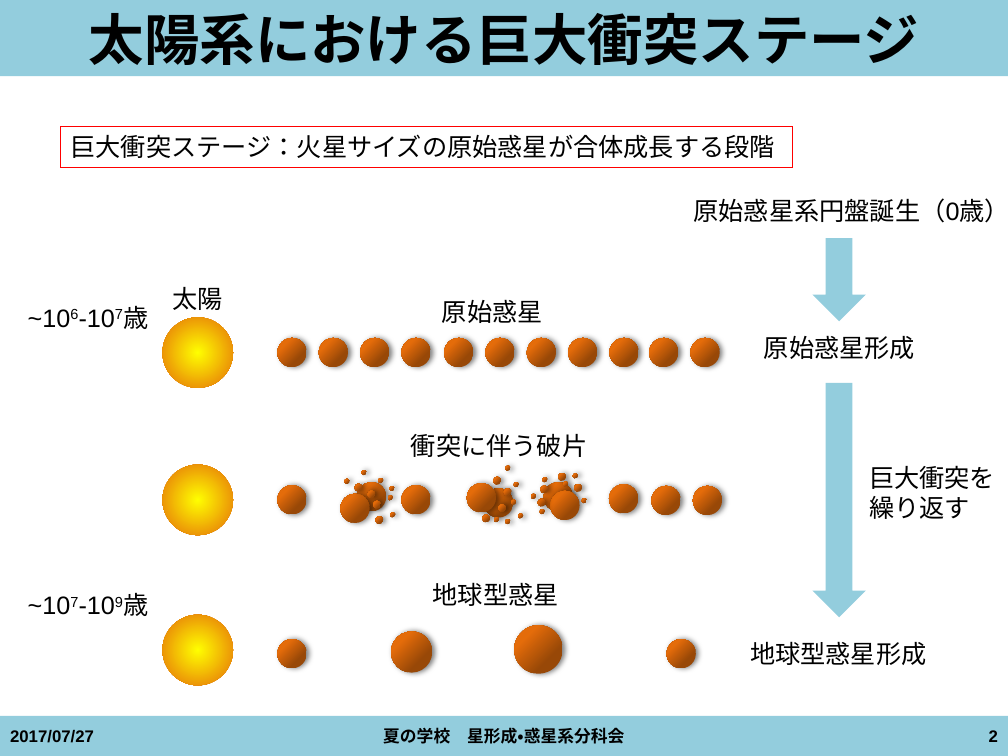
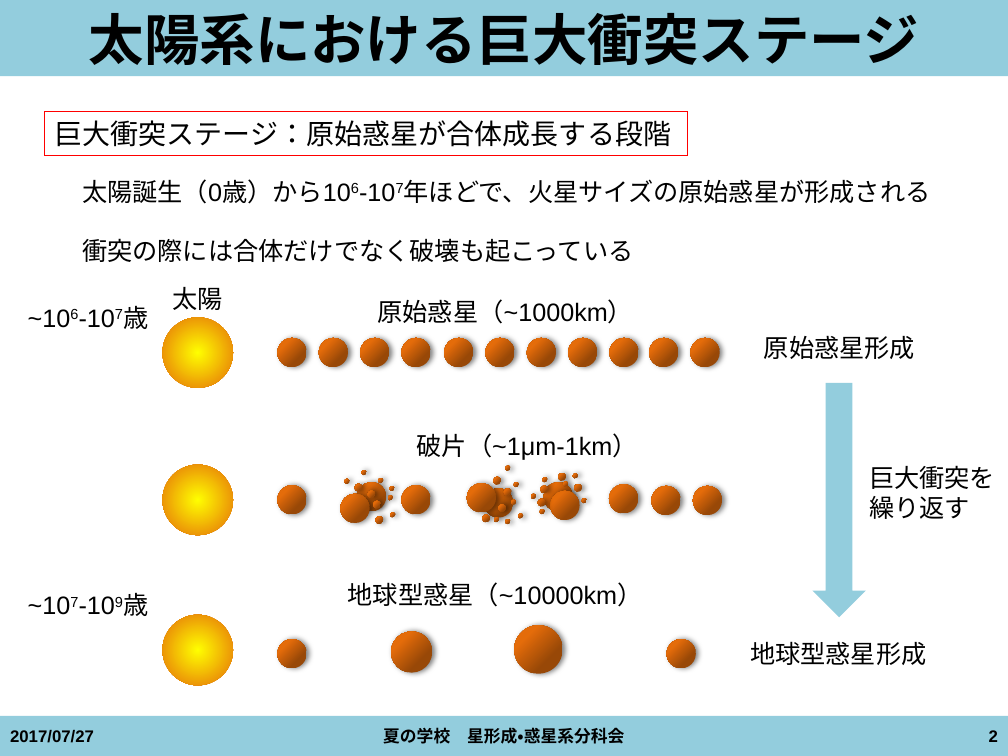
Before and after one commit to kazpc1215/Summer_School_2017, a slide deck: slide 2 of isoya20170727_ver1.pptx. Drawn at 1008x756 pixels with LibreOffice and Linux fonts; fonts in the diff are those of the drawing. Boxes give left, top, right and bottom in pixels: in the first picture for what was removed or moved away, otherwise in the second. Text is boxed around its words. In the diff, an @@ line names an element or a change of style, - is before the commit and + after.

```diff
--- a/isoya20170727_ver1.pptx
+++ b/isoya20170727_ver1.pptx
@@ rectangle "巨大衝突ステージ：原始惑星が合体成長する段階": place and size @@
-rectangle "巨大衝突ステージ：原始惑星が合体成長する段階" at [60,127,792,167]
+rectangle "巨大衝突ステージ：原始惑星が合体成長する段階" at [44,112,686,156]
@@ text in rectangle at [55,120,671,147]: text changed; size 18 to 20 pt @@
-巨大衝突ステージ：火星サイズの原始惑星が合体成長する段階
+巨大衝突ステージ：原始惑星が合体成長する段階
@@ text added at [82,179,931,204], 18 pt, text #000000 @@
+太陽誕生（0歳）から106-107年ほどで、火星サイズの原始惑星が形成される
@@ text removed at [694,198,1008,223] @@
-原始惑星系円盤誕生（0歳）
@@ text added at [82,238,633,262], 18 pt, text #000000 @@
+衝突の際には合体だけでなく破壊も起こっている
@@ down arrow removed at [812,238,866,321] @@
@@ text at [378,299,634,324]: text changed; font Vollkorn to Arial @@
-原始惑星
+原始惑星（~1000km）
@@ text at [417,433,638,460]: text changed; font Vollkorn to Arial @@
-衝突に伴う破片
+破片（~1μm-1km）
@@ text at [348,582,643,607]: text changed; font Vollkorn to Arial @@
-地球型惑星
+地球型惑星（~10000km）
```
Also in this commit, not shown: 6 other slides changed, 2 slides added.
